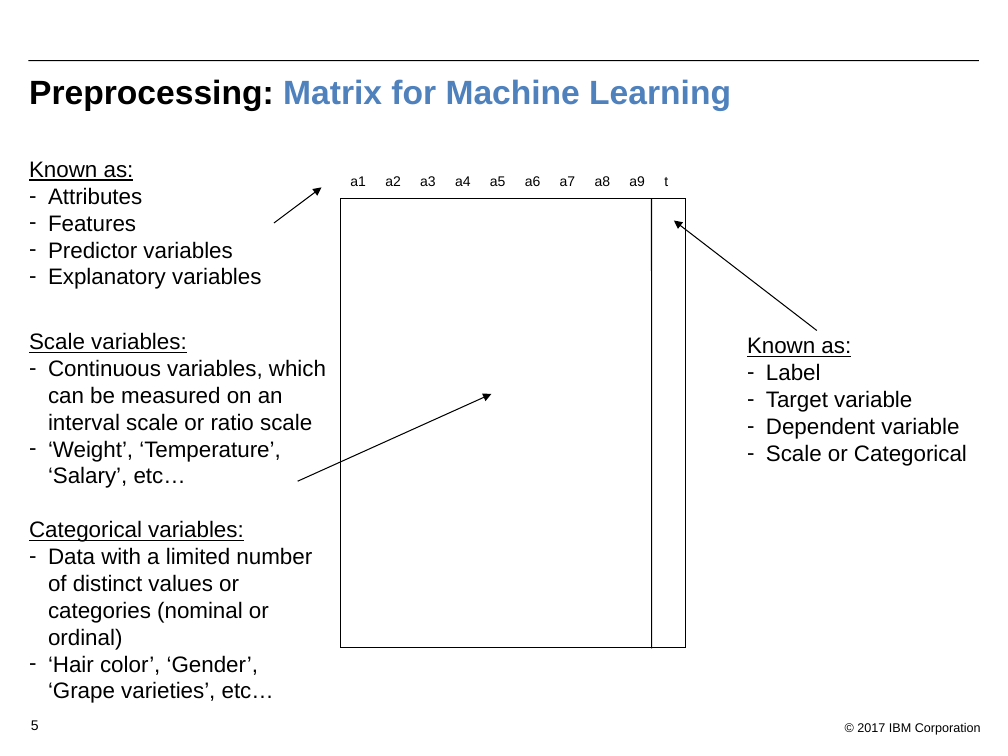
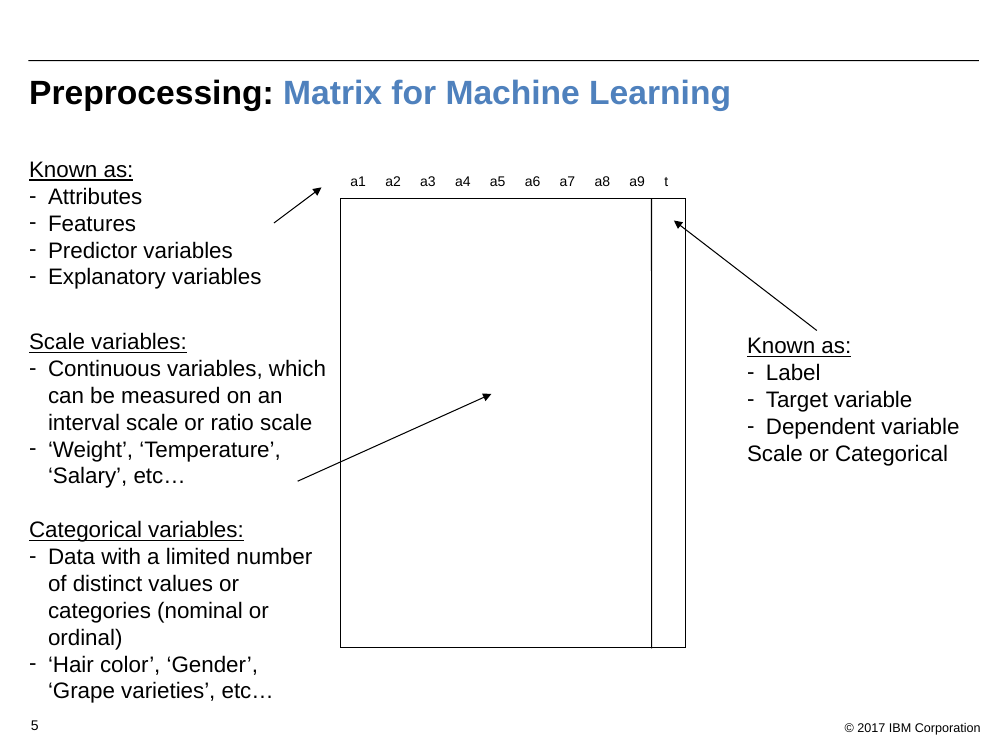
Before and after one commit to bleonardb3/Proof-of-Technology, a slide deck: slide 5 of DSX/Lab-2/Lab2-MachineLearning.pptx. Drawn at 1008x756 pixels with LibreOffice and Linux fonts; fonts in the diff are those of the drawing; background and template pictures are left out. Boxes give left, top, right and bottom in pixels: in the first picture for what was removed or moved away, otherwise in the second. Text is boxed around its words. In the diff, an @@ line names an element or a change of style, - is before the commit and + after.

```diff
--- a/DSX/Lab-2/Lab2-MachineLearning.pptx
+++ b/DSX/Lab-2/Lab2-MachineLearning.pptx
@@ text at [747,444,948,466]: bullet - to none @@
```
Also in this commit, not shown: 4 other slides changed, 1 slide added, 27 slides removed.
